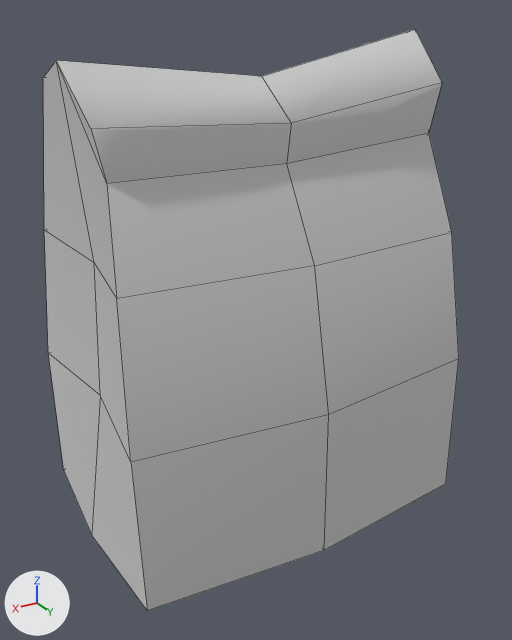
An edit to the FBX model Assets/_Assets/Models/hidden_objects/bag_01.fbx, drawn before and after from the same camera.
The view is the same before and after, from a camera (50 mm lens) standing at (0.375, 0.635, 0.524) and looking at (0.004, 0.016, 0.214). Arrows for +X, +Y and +Z are at lower left; the lights stay in place. Mesh edges are drawn as thin lines. Where no turn or scale is listed for an object, it has been applied to the vertices.

Objects in the first picture: 'bag_01'.
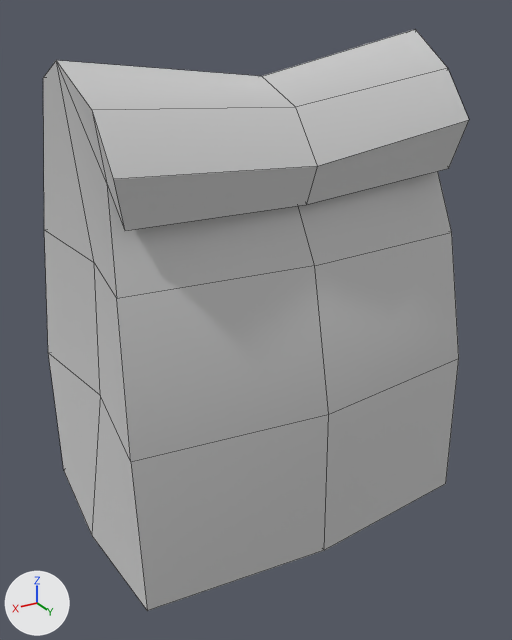
What differs and where, as boxes (x1, y1, x2, y2) in the pictures (512 x 640 px):
'bag_01', reshaped: before (43, 29, 459, 611); after (43, 29, 469, 611)
part 1 of me_mesh, built on: before (56, 29, 442, 183); after (56, 29, 469, 231)

The edits, one by one:
me_mesh is used by ob_bag_01; location (0.0, 0.0, 0.0).
me_mesh had 45 vertices, 45 faces and spanned x -0.207..0.207, y -0.152..0.152, z -0.01..0.51.
me_mesh now has 51 vertices, 51 faces and spans x -0.207..0.207, y -0.152..0.152, z -0.01..0.51.
Part 1, on me_mesh:
2 faces are deleted.
3 vertices move from x -0.189..0.19, y 0.07..0.072, z 0.432..0.459 to x -0.189..0.19, y 0.075..0.078, z 0.447..0.474.
6 vertices are added at (0.0, 0.115, 0.399), (0.19, 0.112, 0.408), (-0.189, 0.112, 0.426), (0.178, 0.098, 0.362), (0.0, 0.1, 0.361), (-0.188, 0.093, 0.374).
8 new faces join them.
